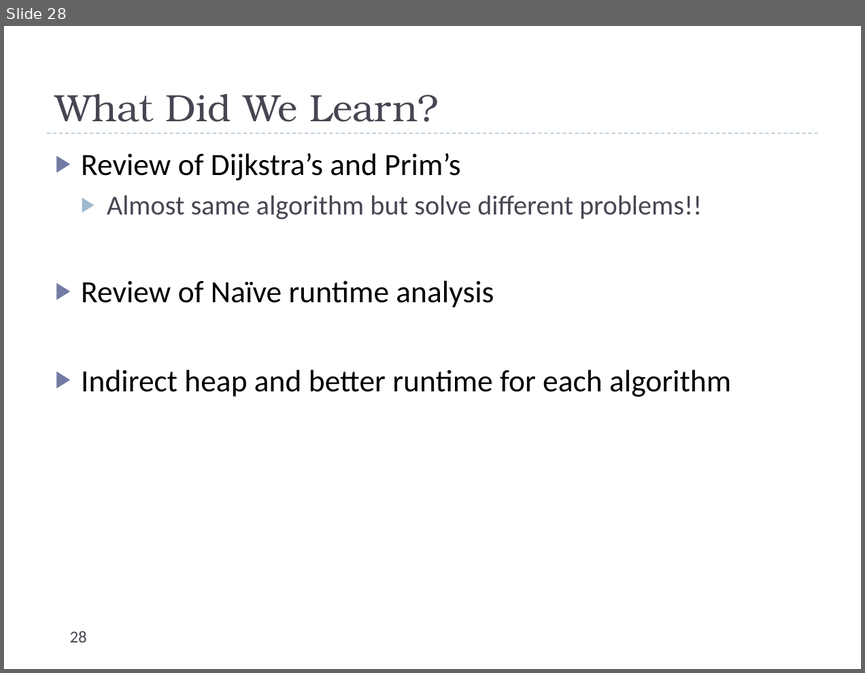
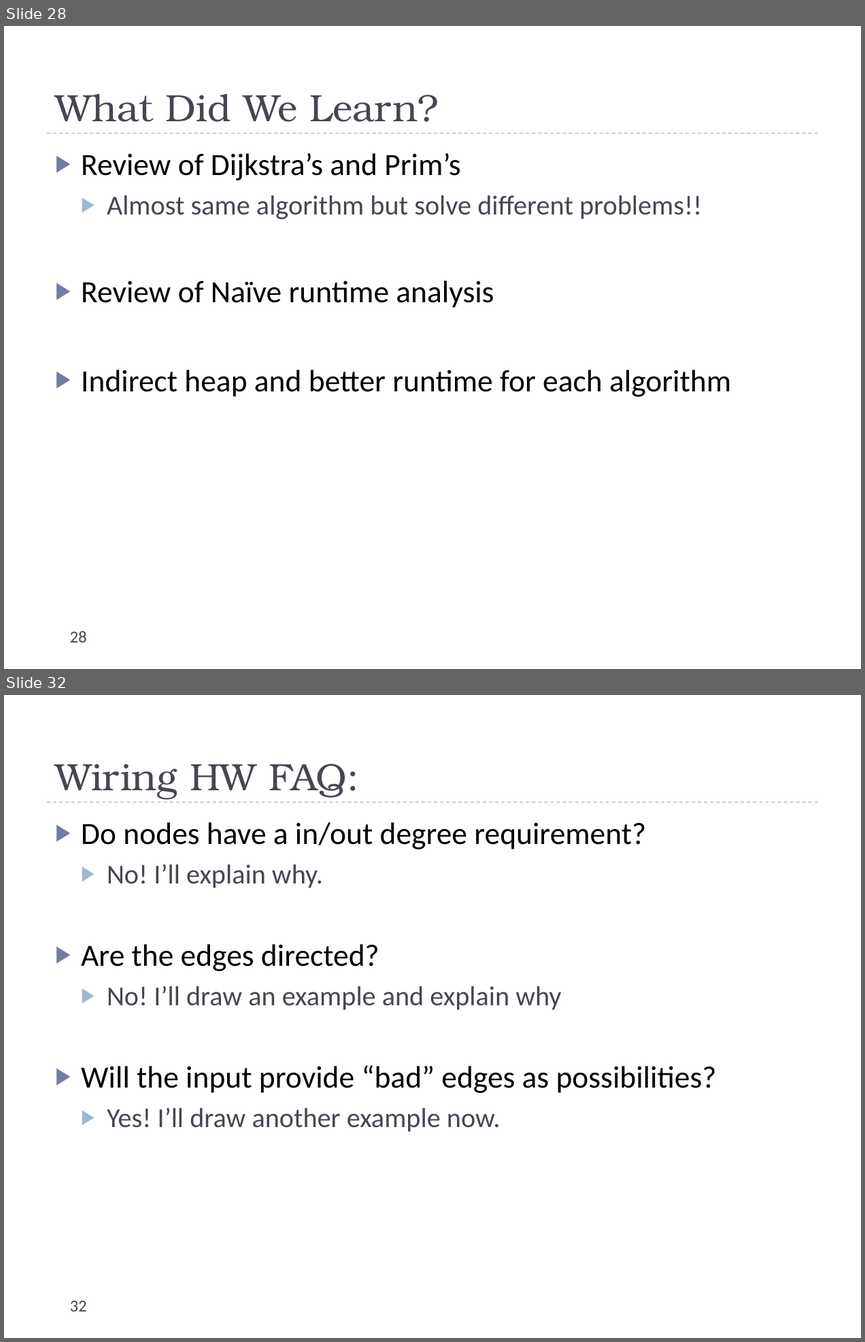
Before and after one commit to uva-cs/cs4102-f21, a slide deck: slides/dijkstraAndPrim.pptx. Shown one above the other, each under a label of ours: slide 28 before the commit, slides 28 and 32 after it; the slides between them are not shown. The pictures are 865x673 and 865x1342 pixels, drawn with LibreOffice and Linux fonts; fonts in the diff are those of the drawing. Boxes give left, top, right and bottom in pixels: in the first picture for what was removed or moved away, otherwise in the second. Text is boxed around its words. In the diff, an @@ line names an element or a change of style, - is before the commit and + after.

```diff
--- a/slides/dijkstraAndPrim.pptx
+++ b/slides/dijkstraAndPrim.pptx
@@ slide 32 added at [4, 695, 861, 1338], background #FFFFFF; not listed: 1 template element that a slide beside it also shows @@
@@ title added at [55, 764, 360, 799], 32 pt, text #464653 @@
+Wiring HW FAQ:
@@ text added at [81, 822, 717, 1132], 26 pt, text #000000 @@
+▶ Do nodes have a in/out degree requirement?
+  ▶ No! I’ll explain why.
+▶ Are the edges directed?
+  ▶ No! I’ll draw an example and explain why
+▶ Will the input provide “bad” edges as possibilities?
+  ▶ Yes! I’ll draw another example now.
@@ page number added at [70, 1300, 87, 1311], 14 pt, text #464653 @@
+32
```
Also in this commit, not shown: 4 other slides added, 7 other files.
